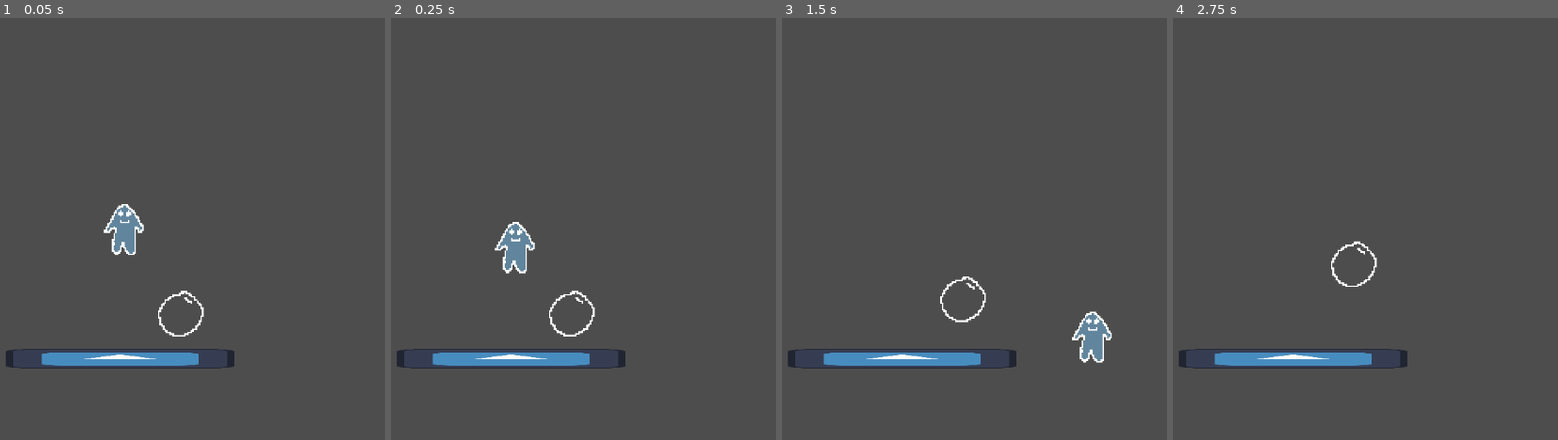
Above: before the commit, frames 1-4 (left to right).
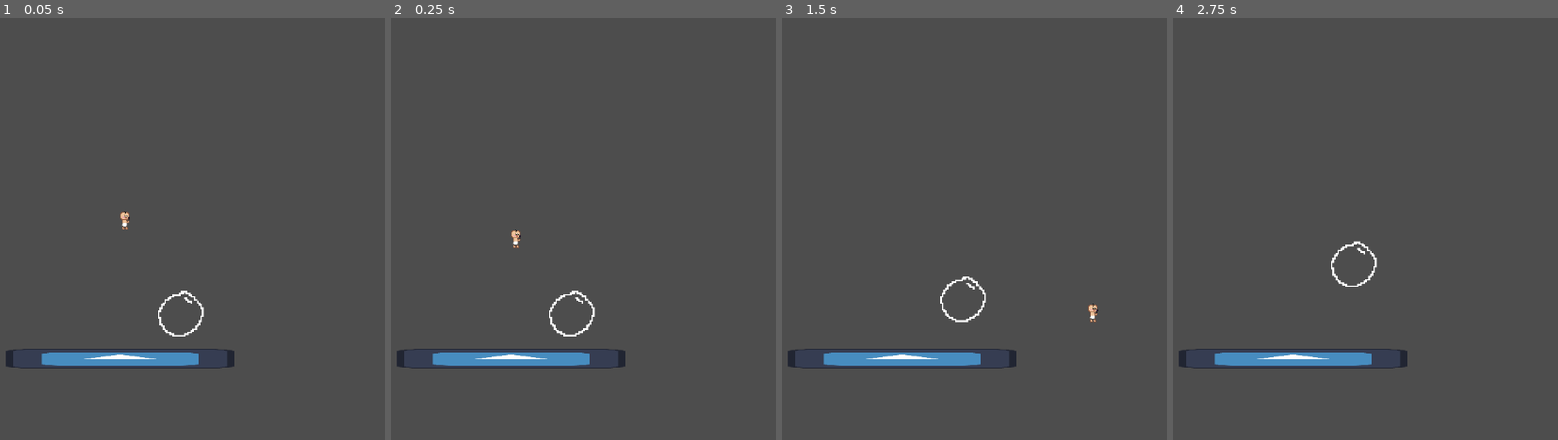
Above: after the commit, the same moments.

Repository: Konillon/GGJ25_Godot
Game: Godot game, scene res://scenes/sandbox.tscn
The game is run twice, just before and just after one commit, with the same random seed, the same clock (stepped at 60 frames per second) and the same inputs. The engine's default icon, where the game draws it, is replaced by a stand-in: a white triangle on a blue panel in a dark square.
Inputs:
- Up to frame 1 (0.05 s): no input
- Up to frame 2 (0.25 s): no input
- Up to frame 3 (1.5 s): hold Right (right) from 0.53 s (still down); tap X (jump) at 0.6, 0.77, 1.07, 1.35 s
- Up to frame 4 (2.75 s): tap X (jump) at 1.52, 1.82, 2.1 s; release Right (right) at 2.03 s; hold Left (left) from 2.03 s (still down)

The runs differ from the first frame. In frame 1, 0.8% of the frame differs, in the area x 26-38%, y 44-57%; in frame 2, 0.8%; in frame 3, 0.8%, in the area x 75-86%, y 67-82%; in frame 4, nothing differs.

Commit message:
add baby_01

Diff:
--- a/entities/player.tscn
+++ b/entities/player.tscn
@@ -1,23 +1,125 @@
-[gd_scene load_steps=7 format=3 uid="uid://dmm8xtc73ofyj"]
+[gd_scene load_steps=19 format=3 uid="uid://dmm8xtc73ofyj"]
 
 [ext_resource type="Script" path="res://scripts/player_movement.gd" id="1_0pder"]
-[ext_resource type="Texture2D" uid="uid://78wgsiu0m5de" path="res://sprites/player.png" id="2_0s6b5"]
 [ext_resource type="Script" path="res://scripts/player_stats.gd" id="3_207jx"]
 [ext_resource type="Script" path="res://scripts/guns/player_gun_bubble.gd" id="4_tw20x"]
+[ext_resource type="Texture2D" uid="uid://bhx6ree36auyj" path="res://sprites/baby_01.png" id="5_cvn36"]
 [ext_resource type="PackedScene" uid="uid://b1x2yy6av4aih" path="res://entities/bubble.tscn" id="5_vwkog"]
 
 [sub_resource type="CapsuleShape2D" id="CapsuleShape2D_oaq54"]
-radius = 30.0
-height = 80.0
+radius = 7.0
+height = 28.0
+
+[sub_resource type="AtlasTexture" id="AtlasTexture_7bgbw"]
+atlas = ExtResource("5_cvn36")
+region = Rect2(0, 116, 16, 29)
+
+[sub_resource type="AtlasTexture" id="AtlasTexture_cxqgb"]
+atlas = ExtResource("5_cvn36")
+region = Rect2(16, 116, 16, 29)
+
+[sub_resource type="AtlasTexture" id="AtlasTexture_8rske"]
+atlas = ExtResource("5_cvn36")
+region = Rect2(0, 29, 16, 29)
+
+[sub_resource type="AtlasTexture" id="AtlasTexture_xilod"]
+atlas = ExtResource("5_cvn36")
+region = Rect2(16, 29, 16, 29)
+
+[sub_resource type="AtlasTexture" id="AtlasTexture_wrfgp"]
+atlas = ExtResource("5_cvn36")
+region = Rect2(32, 29, 16, 29)
+
+[sub_resource type="AtlasTexture" id="AtlasTexture_egx28"]
+atlas = ExtResource("5_cvn36")
+region = Rect2(0, 87, 16, 29)
+
+[sub_resource type="AtlasTexture" id="AtlasTexture_0ohpy"]
+atlas = ExtResource("5_cvn36")
+region = Rect2(0, 58, 16, 29)
+
+[sub_resource type="AtlasTexture" id="AtlasTexture_pfvvp"]
+atlas = ExtResource("5_cvn36")
+region = Rect2(0, 0, 16, 29)
+
+[sub_resource type="AtlasTexture" id="AtlasTexture_5yrox"]
+atlas = ExtResource("5_cvn36")
+region = Rect2(16, 0, 16, 29)
+
+[sub_resource type="AtlasTexture" id="AtlasTexture_8regx"]
+atlas = ExtResource("5_cvn36")
+region = Rect2(32, 0, 16, 29)
+
+[sub_resource type="AtlasTexture" id="AtlasTexture_slbx1"]
+atlas = ExtResource("5_cvn36")
+region = Rect2(48, 0, 16, 29)
+
+[sub_resource type="SpriteFrames" id="SpriteFrames_jeca5"]
+animations = [{
+"frames": [{
+"duration": 1.0,
+"texture": SubResource("AtlasTexture_7bgbw")
+}, {
+"duration": 1.0,
+"texture": SubResource("AtlasTexture_cxqgb")
+}],
+"loop": true,
+"name": &"idle",
+"speed": 5.0
+}, {
+"frames": [{
+"duration": 1.0,
+"texture": SubResource("AtlasTexture_8rske")
+}, {
+"duration": 1.0,
+"texture": SubResource("AtlasTexture_xilod")
+}, {
+"duration": 1.0,
+"texture": SubResource("AtlasTexture_wrfgp")
+}],
+"loop": true,
+"name": &"inside_bubble",
+"speed": 5.0
+}, {
+"frames": [{
+"duration": 1.0,
+"texture": SubResource("AtlasTexture_egx28")
+}],
+"loop": true,
+"name": &"jump",
+"speed": 5.0
+}, {
+"frames": [{
+"duration": 1.0,
+"texture": SubResource("AtlasTexture_0ohpy")
+}],
+"loop": true,
+"name": &"stun",
+"speed": 5.0
+}, {
+"frames": [{
+"duration": 1.0,
+"texture": SubResource("AtlasTexture_pfvvp")
+}, {
+"duration": 1.0,
+"texture": SubResource("AtlasTexture_5yrox")
+}, {
+"duration": 1.0,
+"texture": SubResource("AtlasTexture_8regx")
+}, {
+"duration": 1.0,
+"texture": SubResource("AtlasTexture_slbx1")
+}],
+"loop": true,
+"name": &"walking",
+"speed": 10.0
+}]
 
 [node name="CharacterBody2D" type="CharacterBody2D"]
 script = ExtResource("1_0pder")
 
-[node name="Sprite2D" type="Sprite2D" parent="."]
-scale = Vector2(2.446, 2.446)
-texture = ExtResource("2_0s6b5")
-
 [node name="CollisionShape2D" type="CollisionShape2D" parent="."]
+position = Vector2(0, -14)
 shape = SubResource("CapsuleShape2D_oaq54")
 
 [node name="Stats" type="Node" parent="."]
@@ -28,3 +130,9 @@
 offset = Vector2(60, 0)
 action = "bubble"
 bullet = ExtResource("5_vwkog")
+
+[node name="AnimatedSprite2D" type="AnimatedSprite2D" parent="."]
+position = Vector2(0, -14.5)
+sprite_frames = SubResource("SpriteFrames_jeca5")
+animation = &"idle"
+frame_progress = 0.663979
Binary file added: sprites/baby_01.png
Not shown, added: sprites/baby_01.png.import
